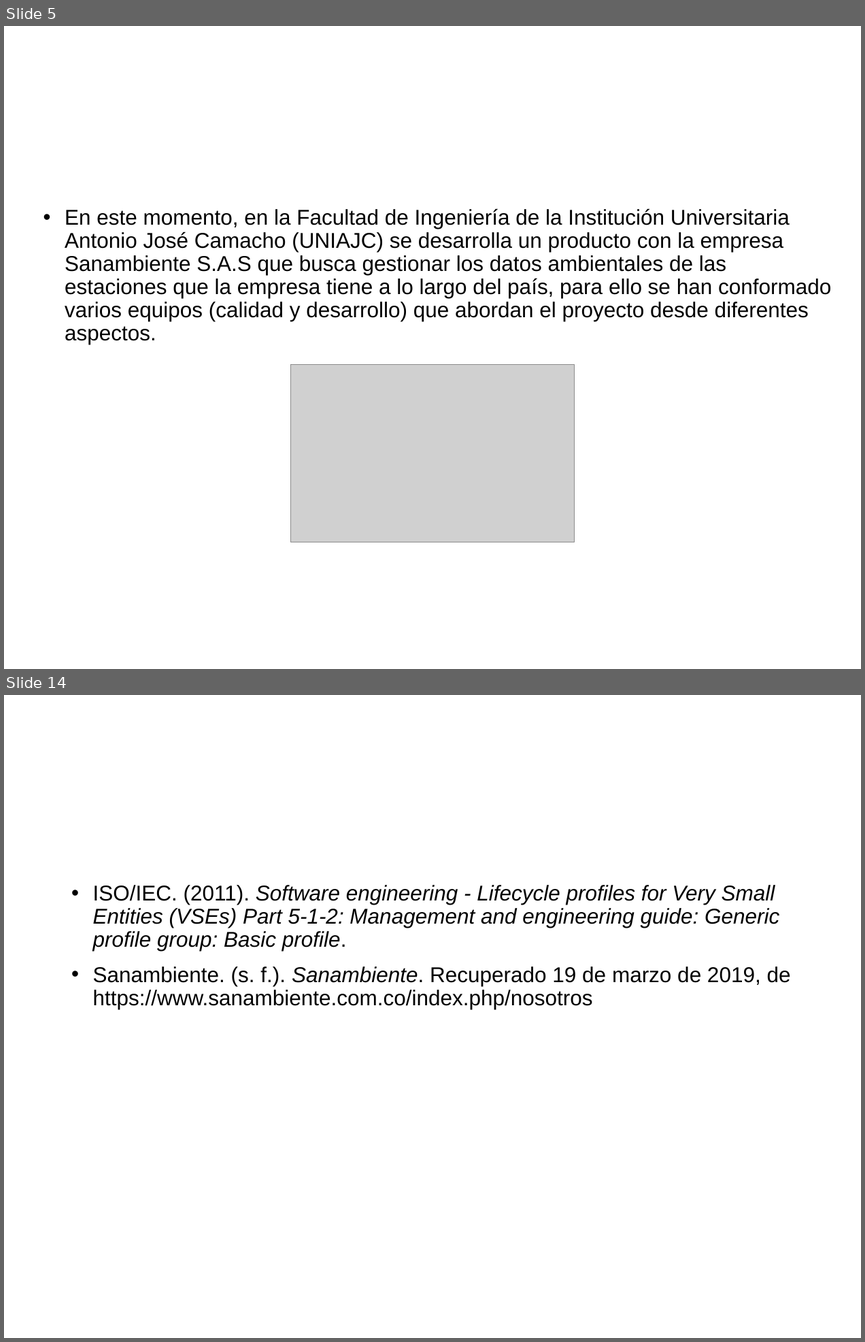
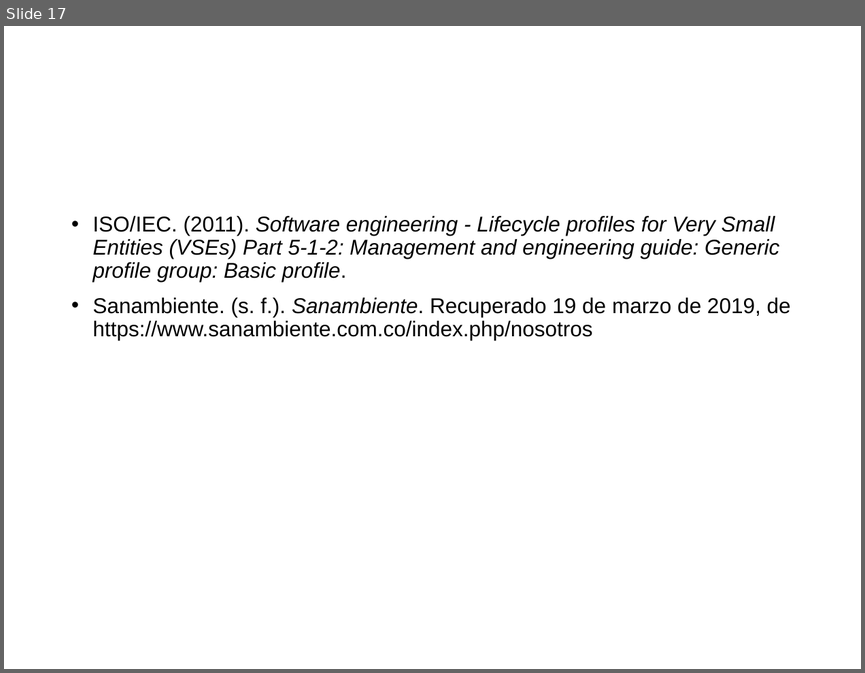
Before and after one commit to cristianpazu/Proyecto-Sanambiente, a slide deck: Documento(s) de proyecto de grado/Presentación del proyecto de grado.pptx. Shown one above the other, each under a label of ours: slides 5 and 14 before the commit, slide 17 after it; the slides between them are not shown. The pictures are 865x1342 and 865x673 pixels, drawn with LibreOffice and Linux fonts; fonts in the diff are those of the drawing; grey boxes stand for pictures; background and template pictures are left out. Boxes give left, top, right and bottom in pixels: in the first picture for what was removed or moved away, otherwise in the second. Text is boxed around its words. In the diff, an @@ line names an element or a change of style, - is before the commit and + after.

Commit message:
Se sigue modificando las diapositivas para la sustentación

```diff
--- a/Documento(s) de proyecto de grado/Presentación del proyecto de grado.pptx
+++ b/Documento(s) de proyecto de grado/Presentación del proyecto de grado.pptx
@@ slide 5 removed at (4,26,861,669), background picture (left out) @@
@@ title removed at (197,81,838,152) @@
-1. Introducción (2/2)
@@ text removed at (65,208,831,344) @@
-• En este momento, en la Facultad de Ingeniería de la Institución Universitaria Antonio José Camacho (UNIAJC) se desarrolla un producto con la empresa Sanambiente S.A.S que busca gestionar los datos ambientales de las estaciones que la empresa tiene a lo largo del país, para ello se han conformado varios equipos (calidad y desarrollo) que abordan el proyecto desde diferentes aspectos.
@@ picture removed at (290,365,574,542) @@
@@ what was slide 14 is now slide 17 @@
```
Also in this commit, not shown: 9 slides changed, 4 slides added, 1 other file.
